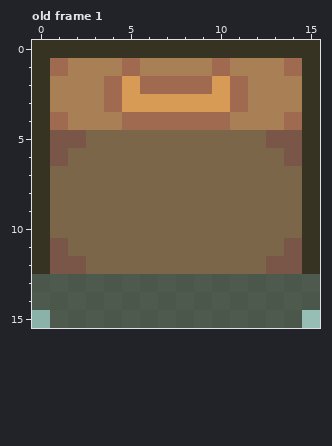
Two versions of one pixel-art file, assets/02_architecture/04_casino/malette.aseprite. The picture above is the old version.
16x16 pixels, 1 frame. Shown: old frame 1. The commit also changed other frames, which this record leaves out.
The result:
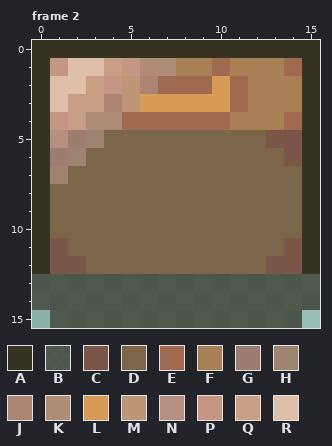
Palette (. is transparent): A #363322  B #3b3e33c8  C #7a5648  D #7b6649  E #a06a50  F #a97f55  G #9e7d71  H #9e8371  J #ac8473  K #af8c75  L #d79b55  M #bf9675  N #b78f81  P #c59683  Q #c89e85  R #debfaa
A new or re-ordered frame is compared with the old frame closest to it.
Change:
frames 1 -> 15
layer "Layer 3" opacity 64% added
--- frame 2 is new; against old frame 1, layer "Layer 3"
@@ x 0..9 @@
  0 AAAAAAAAAA
- 1 AEFFFEFFFF
- 2 AFFFELEEEE
- 3 AFFFELLLLL
- 4 AEFFFEEEEE
- 5 ACCDDDDDDD
- 6 ACDDDDDDDD
- 7 ADDDDDDDDD
+ 1 APRRQPKKFF
+ 2 ARRQPMJEEE
+ 3 ARQQJMLLLL
+ 4 APQKKEEEEE
+ 5 ANGHDDDDDD
+ 6 AGHDDDDDDD
+ 7 AHDDDDDDDD
  8 ADDDDDDDDD
